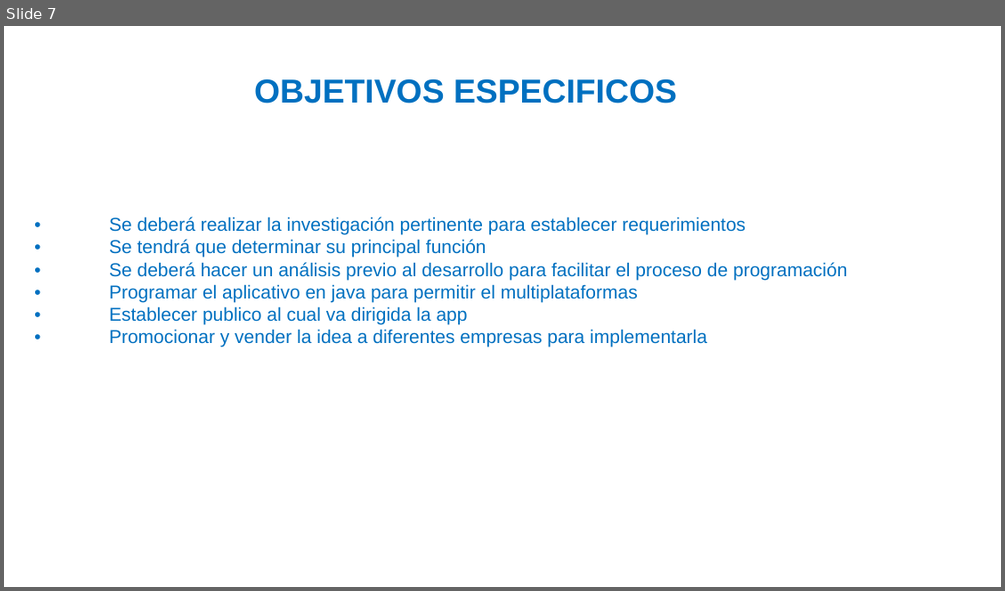
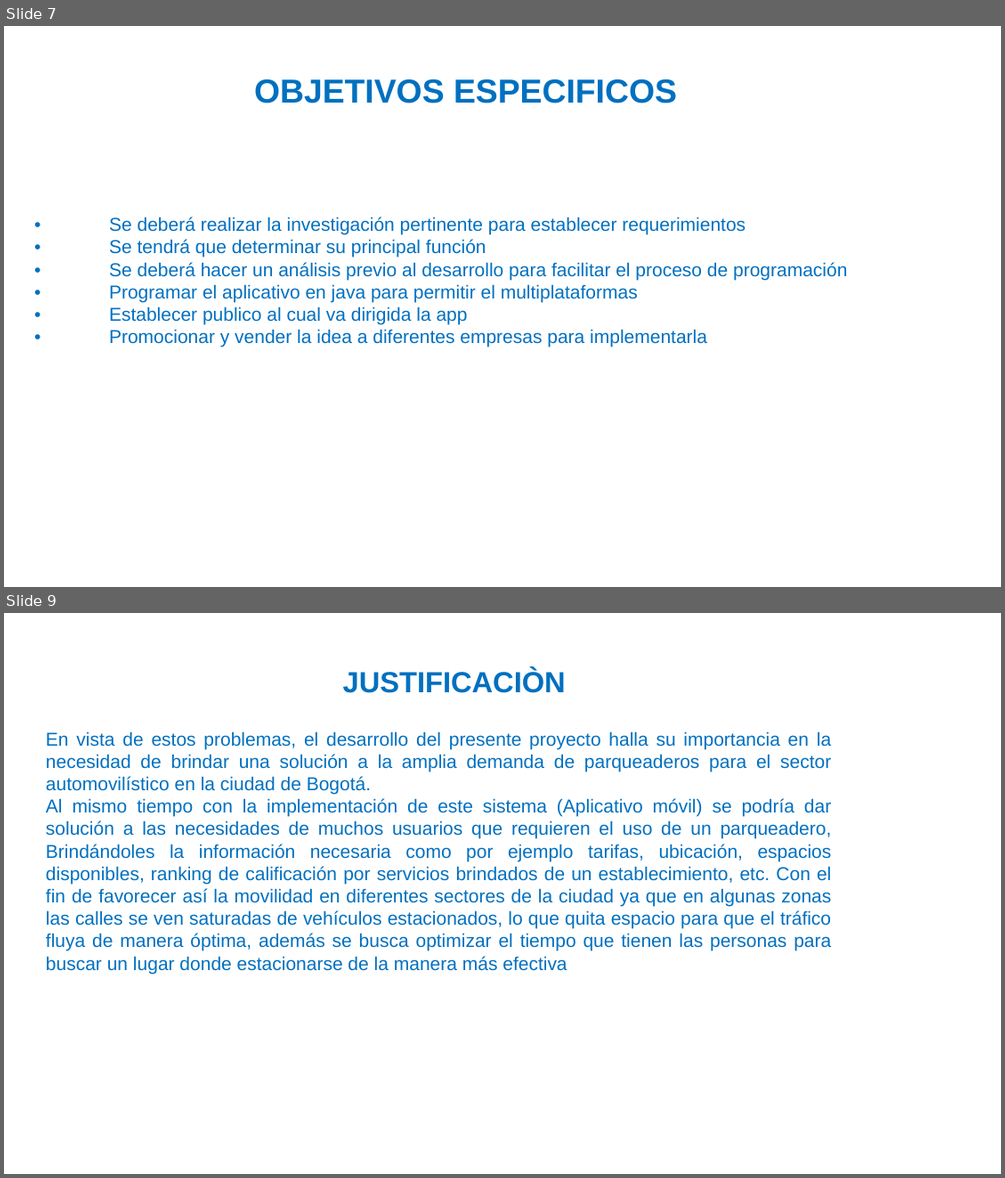
Before and after one commit to julianforero19/Proyecto_Parking, a slide deck: PLANTILLA_PRESENTACION_AVANCES_PROYECTO_.pptx. Shown one above the other, each under a label of ours: slide 7 before the commit, slides 7 and 9 after it; the slides between them are not shown. The pictures are 1005x591 and 1005x1178 pixels, drawn with LibreOffice and Linux fonts; fonts in the diff are those of the drawing; background and template pictures are left out. Boxes give left, top, right and bottom in pixels: in the first picture for what was removed or moved away, otherwise in the second. Text is boxed around its words. In the diff, an @@ line names an element or a change of style, - is before the commit and + after.

```diff
--- a/PLANTILLA_PRESENTACION_AVANCES_PROYECTO_.pptx
+++ b/PLANTILLA_PRESENTACION_AVANCES_PROYECTO_.pptx
@@ slide 9 added at box(4, 613, 1001, 1174), background picture (left out) @@
@@ text added at box(343, 669, 566, 693), 28 pt, text #0070C0, bold @@
+JUSTIFICACIÒN
@@ text added at box(46, 731, 832, 973), 18 pt, text #0070C0 @@
+En vista de estos problemas, el desarrollo del presente proyecto halla su importancia en la necesidad de brindar una solución a la amplia demanda de parqueaderos para el sector automovilístico en la ciudad de Bogotá.
+Al mismo tiempo con la implementación de este sistema (Aplicativo móvil) se podría dar solución a las necesidades de muchos usuarios que requieren el uso de un parqueadero, Brindándoles la información necesaria como por ejemplo tarifas, ubicación, espacios disponibles, ranking de calificación por servicios brindados de un establecimiento, etc. Con el fin de favorecer así la movilidad en diferentes sectores de la ciudad ya que en algunas zonas las calles se ven saturadas de vehículos estacionados, lo que quita espacio para que el tráfico fluya de manera óptima, además se busca optimizar el tiempo que tienen las personas para buscar un lugar donde estacionarse de la manera más efectiva
```
Also in this commit, not shown: 3 other slides added, 1 slide removed.
